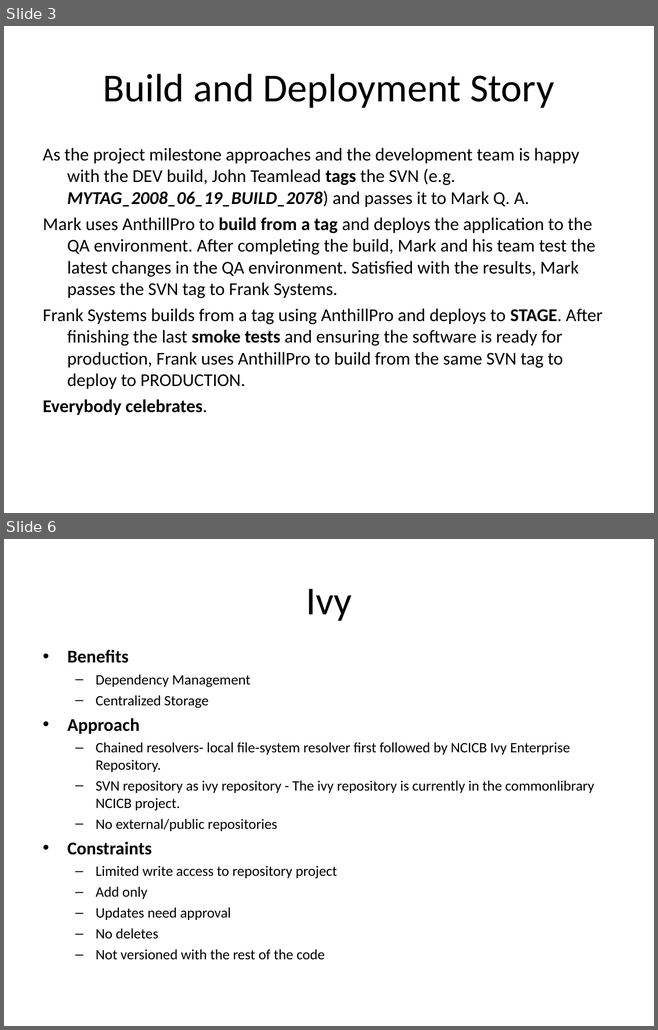
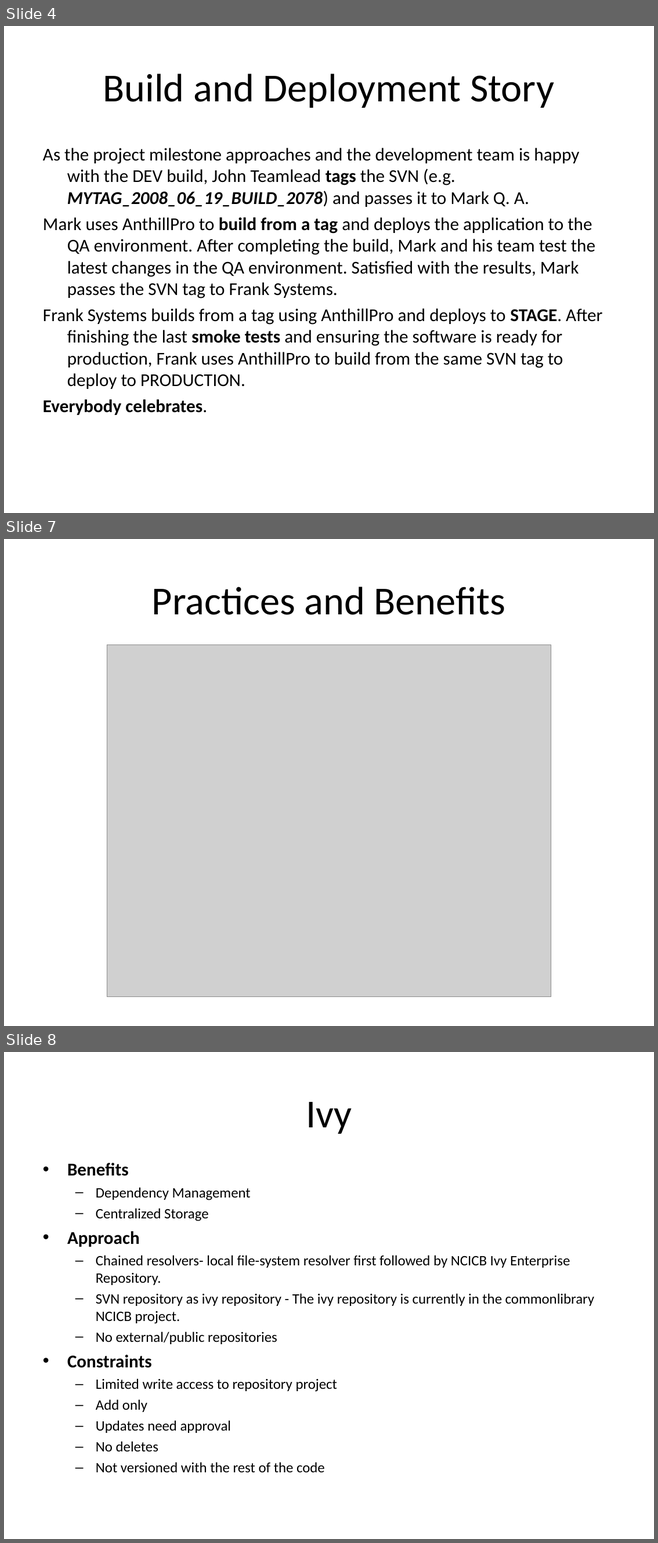
Before and after one commit to NCIP/caintegrator-docs, a slide deck: deployment/automation/cai2-bda-training.ppt. Shown one above the other, each under a label of ours: slides 3 and 6 before the commit, slides 4, 7 and 8 after it; the slides between them are not shown. The pictures are 658x1030 and 658x1543 pixels, drawn with LibreOffice and Linux fonts; fonts in the diff are those of the drawing; grey boxes stand for pictures. Boxes give left, top, right and bottom in pixels: in the first picture for what was removed or moved away, otherwise in the second. Text is boxed around its words. In the diff, an @@ line names an element or a change of style, - is before the commit and + after.

Commit message:
Updated screenshots

```diff
--- a/deployment/automation/cai2-bda-training.ppt
+++ b/deployment/automation/cai2-bda-training.ppt
@@ slide 7 added at [4,539,654,1026], background #FFFFFF @@
@@ title added at [152,587,505,615], 44 pt, text #000000 @@
+Practices and Benefits
@@ picture added at [107,645,550,997] @@
@@ what was slide 3 is now slide 4 @@
@@ what was slide 6 is now slide 8 @@
```
Also in this commit, not shown: 3 slides changed, 1 other slide added.
